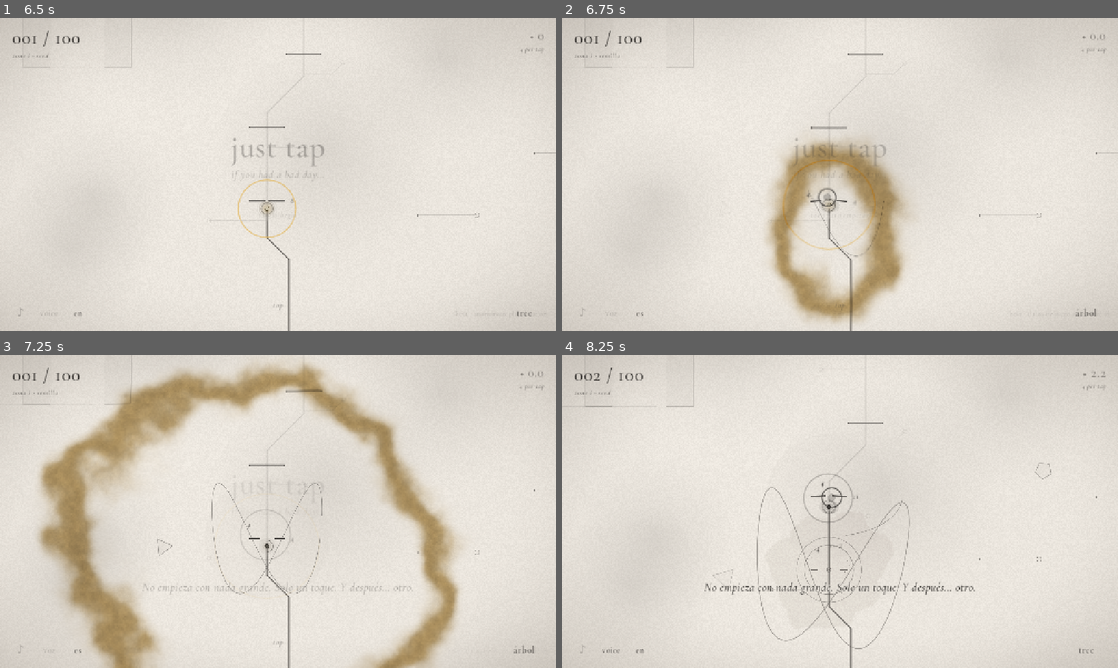
Above: before the commit, frames 1-4 (two rows, left to right).
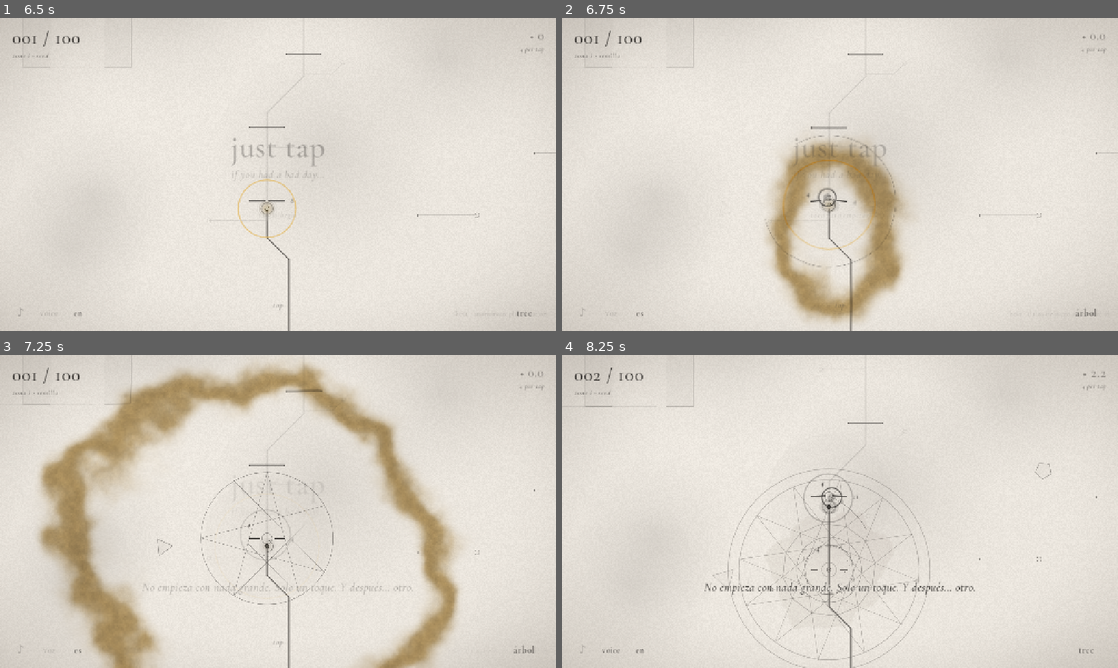
Above: after the commit, the same moments.

Repository: pablopalma/just-tap-repository
Game: Godot game, scene res://tools/trailer.tscn
The game is run twice, just before and just after one commit, with the same random seed, the same clock (stepped at 60 frames per second) and the same inputs. This scene is started directly instead of the project's main scene.
Inputs:
- Up to frame 1 (6.5 s): click "beta · anonymous play data: on" at 0.5 s; click "beta · anonymous play data: o…" at 1.25 s; click "beta · anonymous play data: on" at 2 s; click "beta · anonymous play data: o…" at 2.75 s; click "beta · anonymous play data: on" at 3.5 s; click "beta · anonymous play data: o…" at 4.25 s; click "voice" at 5 s; click "♪" at 5.75 s
- Up to frame 2 (6.75 s): click "en" at 6.5 s
- Up to frame 3 (7.25 s): no input
- Up to frame 4 (8.25 s): click "voz" at 7.25 s; click "es" at 8 s

Frame 1 is identical in both runs. In frame 2, 0.1% of the frame differs, in the area x 36-60%, y 37-80%; in frame 3, 0.6%; in frame 4, 1.6%, in the area x 29-67%, y 36-100%.

Commit message:
Figuras de geometría sagrada en las barreras; voces del tráiler separadas
Cada barrera dibuja una de 17 figuras de geometría sagrada (semilla, flor y fruto
de la vida, Metatrón, merkaba, Sri Yantra, árbol de la vida...) del centro hacia
afuera mientras se rompe. En el tráiler, tr_06 empieza antes y el resto se corre
0,6 compases para que no se pise con la voz de las bifurcaciones.

Co-Authored-By: Claude Opus 5.5 <noreply@anthropic.com>

Diff:
--- a/scripts/world/barrier_figure.gd
+++ b/scripts/world/barrier_figure.gd
@@ -1,19 +1,24 @@
 extends Node2D
-## The barrier's figure (§7.2). Every barrier has its own abstract figure (seeded by its number) from
-## five families — rose, Lissajous, hypotrochoid, damped harmonograph, petals — that draws itself
-## behind the barrier as you break it: as much of the curve as the barrier is broken. If the barrier
-## heals, the figure un-draws. It breathes on the beat, and blooms and fades when the barrier falls.
-
-const POINTS := 900
+## The barrier's figure (§7.2). Every barrier has its own figure of sacred geometry (seeded by its
+## number): seed and flower of life, Metatron's cube, vesica and triquetra, star polygons, the
+## merkaba, a Sri Yantra, the golden spiral, the torus, a lotus, nested squares and the tree of life.
+## It draws itself, stroke by stroke from the centre out, behind the barrier as you break it: as much
+## of the figure as the barrier is broken. If the barrier heals, the figure un-draws. It breathes on
+## the beat, and blooms and fades when the barrier falls.
+
 const RADIUS := 150.0
 const BLOOM_TIME := 1.6
+const FAMILIES := 17
+const PHI := 1.6180339887
 
 var path: PathData
 
 var _n := -1
-var _pts := PackedVector2Array()
+var _fig: Array[PackedVector2Array] = []
+var _lens := PackedFloat32Array()
+var _total := 0.0
 var _prog := 0.0
-var _leaving := {}   # {pts, pos, t} the figure of the barrier that just broke
+var _leaving := {}   # {fig, pos, t} the figure of the barrier that just broke
 
 
 func _ready() -> void:
@@ -28,15 +33,21 @@
 
 
 func _on_broken(n: int) -> void:
-	if n == _n and not _pts.is_empty():
-		_leaving = {"pts": _pts, "pos": path.gate_pos(n), "t": 0.0}
+	if n == _n and not _fig.is_empty():
+		_leaving = {"fig": _fig, "pos": path.gate_pos(n), "t": 0.0}
 
 
 func _process(delta: float) -> void:
 	var n := GameState.stage
 	if n != _n:
 		_n = n
-		_pts = figure(n)
+		_fig = figure(n)
+		_lens = PackedFloat32Array()
+		_total = 0.0
+		for s in _fig:
+			var l := _length(s)
+			_lens.append(l)
+			_total += l
 		_prog = 0.0
 	var target := 0.0
 	if GameState.star.is_empty() and GameState.branches.is_empty() and not GameState.finished:
@@ -56,11 +67,9 @@
 	var col := Palette.paint_col(Zones.of(GameState.stage), GameState.stage)
 	if _prog > 0.002:
 		var c := path.gate_pos(_n)
-		var count := int(_prog * POINTS)
 		draw_circle(c, RADIUS * 0.85, Color(col, 0.04 + 0.14 * _prog * _prog))
 		draw_set_transform(c, 0.0, Vector2.ONE * RADIUS * breath)
-		if count >= 2:
-			draw_polyline(_pts.slice(0, count), Color(Palette.INK, 0.42), 1.0 / RADIUS, true)
+		_draw_part(_prog * _total, Color(Palette.INK, 0.42), 1.0 / RADIUS)
 		draw_set_transform(Vector2.ZERO)
 	if not _leaving.is_empty():
 		# blooms ×1.4 in the first third, then fades
@@ -68,60 +77,400 @@
 		var s := lerpf(1.0, 1.4, minf(1.0, k / 0.3))
 		var a := 1.0 - k
 		draw_set_transform(_leaving.pos, k * 0.4, Vector2.ONE * RADIUS * s)
-		draw_polyline(_leaving.pts, Color(col.darkened(0.2), 0.6 * a), 1.4 / (RADIUS * s), true)
+		for stroke: PackedVector2Array in _leaving.fig:
+			draw_polyline(stroke, Color(col.darkened(0.2), 0.6 * a), 1.4 / (RADIUS * s), true)
 		draw_set_transform(Vector2.ZERO)
 
 
-## The figure of barrier n: POINTS points normalised to radius 1, always the same for the same n.
-static func figure(n: int) -> PackedVector2Array:
+## Draws the strokes of the current figure in order until `budget` (a length) runs out.
+func _draw_part(budget: float, col: Color, width: float) -> void:
+	for i in _fig.size():
+		if budget <= 0.0:
+			return
+		var s := _fig[i]
+		if budget >= _lens[i]:
+			draw_polyline(s, col, width, true)
+		else:
+			var part := PackedVector2Array([s[0]])
+			for j in range(1, s.size()):
+				var seg := s[j - 1].distance_to(s[j])
+				if budget < seg:
+					part.append(s[j - 1].lerp(s[j], budget / seg))
+					break
+				part.append(s[j])
+				budget -= seg
+			if part.size() >= 2:
+				draw_polyline(part, col, width, true)
+		budget -= _lens[i]
+
+
+static func _length(s: PackedVector2Array) -> float:
+	var l := 0.0
+	for j in range(1, s.size()):
+		l += s[j - 1].distance_to(s[j])
+	return l
+
+
+## The figure of barrier n: strokes normalised to radius 1, in drawing order, always the same for
+## the same n.
+static func figure(n: int) -> Array[PackedVector2Array]:
 	var rng := RandomNumberGenerator.new()
 	rng.seed = 7919 * n + 13
-	var family := n % 5
-	var pts := PackedVector2Array()
-	match family:
-		0:  # rose r = cos(k·θ)
-			var k := float(rng.randi_range(2, 7)) / float(rng.randi_range(1, 3))
-			var turns := 6.0
-			for i in POINTS:
-				var t := TAU * turns * i / POINTS
-				pts.append(Vector2.from_angle(t) * cos(k * t))
-		1:  # Lissajous
-			var a := rng.randi_range(1, 5)
-			var b := rng.randi_range(1, 5)
-			if a == b:
-				b += 1
-			var d := rng.randf() * PI
-			for i in POINTS:
-				var t := TAU * i / POINTS
-				pts.append(Vector2(sin(a * t + d), sin(b * t)))
-		2:  # hypotrochoid
-			var big := float(rng.randi_range(5, 9))
-			var small := float(rng.randi_range(2, 4))
-			var dd := rng.randf_range(1.0, 4.0)
-			var turns := small
-			for i in POINTS:
-				var t := TAU * turns * i / POINTS
-				pts.append(Vector2((big - small) * cos(t) + dd * cos((big - small) / small * t),
-					(big - small) * sin(t) - dd * sin((big - small) / small * t)))
-		3:  # damped harmonograph
-			var f1 := rng.randf_range(1.9, 3.1)
-			var f2 := rng.randf_range(1.9, 3.1)
-			var p1 := rng.randf() * TAU
-			var p2 := rng.randf() * TAU
-			for i in POINTS:
-				var t := 40.0 * i / POINTS
-				var damp := exp(-0.06 * t)
-				pts.append(Vector2(sin(f1 * t + p1), sin(f2 * t + p2)) * damp)
-		_:  # petals
-			var petals := rng.randi_range(5, 9)
-			for i in POINTS:
-				var t := TAU * 2.0 * i / POINTS
-				var r := 0.35 + 0.65 * absf(sin(petals * t * 0.5))
-				pts.append(Vector2.from_angle(t) * r * (0.75 + 0.25 * cos(t * 3.0)))
+	var f: Array[PackedVector2Array] = []
+	var upright := false
+	match n % FAMILIES:
+		0: _seed_of_life(f, rng)
+		1: _star(f, rng)
+		2: _germ_of_life(f, rng)
+		3: _flower_of_life(f, rng)
+		4: _golden(f, rng)
+		5: _merkaba(f, rng)
+		6: _egg_of_life(f, rng)
+		7: _torus(f, rng)
+		8: _metatron(f, rng)
+		9: _lotus(f, rng)
+		10: _vector_equilibrium(f, rng)
+		11: _vesica(f, rng)
+		12: _fruit_of_life(f, rng)
+		13: _nested(f, rng)
+		14: _star_tetrahedron(f, rng)
+		15:
+			_sri_yantra(f, rng)
+			upright = true
+		_:
+			_tree_of_life(f, rng)
+			upright = true
 	var m := 0.0
-	for p in pts:
-		m = maxf(m, p.length())
-	if m > 0.0:
+	for s in f:
+		for p in s:
+			m = maxf(m, p.length())
+	var turn := 0.0 if upright else rng.randf() * TAU
+	for s in f.size():
+		var pts := f[s]
 		for i in pts.size():
-			pts[i] /= m
+			pts[i] = (pts[i] / m).rotated(turn)
+		f[s] = pts
+	return f
+
+
+# --- the figures ----------------------------------------------------------------------------------
+
+## Seven circles: one in the centre, six around it, and the circle that holds them.
+static func _seed_of_life(f: Array[PackedVector2Array], rng: RandomNumberGenerator) -> void:
+	f.append(_circle(Vector2.ZERO, 1.0))
+	for k in 6:
+		f.append(_circle(Vector2.from_angle(k * TAU / 6.0), 1.0, k * TAU / 6.0 + PI))
+	f.append(_circle(Vector2.ZERO, 2.0))
+	if rng.randf() < 0.5:
+		f.append(_circle(Vector2.ZERO, 2.12))
+
+
+## Nineteen circles on a hexagonal grid, centre first.
+static func _flower_of_life(f: Array[PackedVector2Array], rng: RandomNumberGenerator) -> void:
+	for c in _hex_points(2):
+		f.append(_circle(c, 1.0, c.angle() + PI))
+	f.append(_circle(Vector2.ZERO, 3.0))
+	if rng.randf() < 0.6:
+		f.append(_circle(Vector2.ZERO, 3.15))
+
+
+## Thirteen circles of the fruit of life and every line joining their centres.
+static func _metatron(f: Array[PackedVector2Array], rng: RandomNumberGenerator) -> void:
+	var cs: Array[Vector2] = [Vector2.ZERO]
+	for ring in [1.0, 2.0]:
+		for k in 6:
+			cs.append(Vector2.from_angle(k * TAU / 6.0) * ring)
+	for c in cs:
+		f.append(_circle(c, 0.5, c.angle() + PI))
+	var only_cube := rng.randf() < 0.4  # sometimes just the cube's hexagons and star
+	for i in cs.size():
+		for j in range(i + 1, cs.size()):
+			if only_cube and (i == 0 or j == 0):
+				continue
+			f.append(PackedVector2Array([cs[i], cs[j]]))
+
+
+## Two, three or four circles crossing through each other's centres, and the circle around them.
+static func _vesica(f: Array[PackedVector2Array], rng: RandomNumberGenerator) -> void:
+	var k := rng.randi_range(2, 4)
+	var d := 0.5 if k == 2 else 0.58
+	for i in k:
+		var c := Vector2.from_angle(i * TAU / k - PI / 2.0) * d
+		f.append(_circle(c, 1.0 if k == 2 else d * 1.73))
+	if k == 2:
+		f.append(PackedVector2Array([Vector2(0, -0.87), Vector2(0, 0.87)]))
+		f.append(PackedVector2Array([Vector2(-1.5, 0), Vector2(1.5, 0)]))
+	f.append(_circle(Vector2.ZERO, 1.5 if k == 2 else d + d * 1.73))
+
+
+## A star polygon {p/q} in its circle, with the polygon its points close around.
+static func _star(f: Array[PackedVector2Array], rng: RandomNumberGenerator) -> void:
+	var stars := [[5, 2], [7, 2], [7, 3], [8, 3], [9, 2], [9, 4], [10, 3], [11, 4], [12, 5]]
+	var pick: Array = stars[rng.randi_range(0, stars.size() - 1)]
+	var p: int = pick[0]
+	var q: int = pick[1]
+	f.append(_circle(Vector2.ZERO, 0.08))
+	f.append(_circle(Vector2.ZERO, 1.0))
+	var s := PackedVector2Array()
+	for i in p + 1:
+		s.append(Vector2.from_angle(TAU * q * i / p - PI / 2.0))
+	f.append(s)
+	var inner := cos(PI * q / p) / cos(PI * (q - 1) / p)
+	f.append(_ngon(p, inner, PI / p - PI / 2.0))
+	f.append(_circle(Vector2.ZERO, 1.12))
+
+
+## Two triangles through each other (the merkaba seen from above), the hexagon inside, and again
+## smaller.
+static func _merkaba(f: Array[PackedVector2Array], rng: RandomNumberGenerator) -> void:
+	var levels := rng.randi_range(2, 3)
+	var r := 1.0
+	f.append(_circle(Vector2.ZERO, 1.0))
+	for l in levels:
+		f.append(_ngon(3, r, -PI / 2.0))
+		f.append(_ngon(3, r, PI / 2.0))
+		r /= sqrt(3.0)  # the inner hexagon's circumradius
+		f.append(_ngon(6, r, 0.0))
+		f.append(_circle(Vector2.ZERO, r * 0.866))
+		r *= 0.866
+
+
+## Six petals where the circles of the seed of life cross, in their circle.
+static func _germ_of_life(f: Array[PackedVector2Array], rng: RandomNumberGenerator) -> void:
+	var k := 6 if rng.randf() < 0.7 else 12
+	f.append(_circle(Vector2.ZERO, 0.06))
+	# each petal lies between two circles centred on the rim, 60° either side of it
+	var w := PI / 3.0
+	for i in k:
+		var a := i * TAU / k + PI / 6.0
+		var tip := Vector2.from_angle(a)
+		var c1 := Vector2.from_angle(a - w)
+		var c2 := Vector2.from_angle(a + w)
+		var s := PackedVector2Array()
+		# out along one circle to the tip, back along the other
+		_arc_into(s, c2, 1.0, a + w + PI, a + w + PI + (PI - 2.0 * w))
+		_arc_into(s, c1, 1.0, (tip - c1).angle(), (tip - c1).angle() + (PI - 2.0 * w))
+		f.append(s)
+	f.append(_circle(Vector2.ZERO, 1.0))
+
+
+## Seven circles touching: one in the middle and six around it.
+static func _egg_of_life(f: Array[PackedVector2Array], rng: RandomNumberGenerator) -> void:
+	f.append(_circle(Vector2.ZERO, 1.0))
+	for k in 6:
+		f.append(_circle(Vector2.from_angle(k * TAU / 6.0) * 2.0, 1.0, k * TAU / 6.0 + PI))
+	if rng.randf() < 0.5:
+		f.append(_circle(Vector2.ZERO, 3.0))
+
+
+## The thirteen circles of the fruit of life, on their own.
+static func _fruit_of_life(f: Array[PackedVector2Array], _rng: RandomNumberGenerator) -> void:
+	f.append(_circle(Vector2.ZERO, 0.5))
+	for ring in [1.0, 2.0]:
+		for k in 6:
+			var a := k * TAU / 6.0
+			f.append(_circle(Vector2.from_angle(a) * ring, 0.5, a + PI))
+
+
+## The cuboctahedron seen along an axis: a hexagon, its star, its spokes and the small hexagon.
+static func _vector_equilibrium(f: Array[PackedVector2Array], _rng: RandomNumberGenerator) -> void:
+	var v: Array[Vector2] = []
+	for k in 6:
+		v.append(Vector2.from_angle(k * TAU / 6.0))
+	for k in 3:
+		f.append(PackedVector2Array([v[k], v[k + 3]]))
+	f.append(_ngon(3, 1.0 / sqrt(3.0), PI / 6.0))
+	f.append(_ngon(3, 1.0 / sqrt(3.0), -PI / 6.0))
+	f.append(_ngon(6, 1.0 / sqrt(3.0), PI / 6.0))
+	f.append(_ngon(3, 1.0, 0.0))
+	f.append(_ngon(3, 1.0, PI / 3.0))
+	f.append(_ngon(6, 1.0, 0.0))
+
+
+## Two big triangles through each other, each cut into a grid of small ones (the 64-star
+## tetrahedron, flattened).
+static func _star_tetrahedron(f: Array[PackedVector2Array], rng: RandomNumberGenerator) -> void:
+	var n := rng.randi_range(3, 4)
+	for start in [-PI / 2.0, PI / 2.0]:
+		var t: Array[Vector2] = []
+		for k in 3:
+			t.append(Vector2.from_angle(start + k * TAU / 3.0))
+		f.append(PackedVector2Array([t[0], t[1], t[2], t[0]]))
+		for k in 3:
+			var a := t[k]
+			var b := t[(k + 1) % 3]
+			var c := t[(k + 2) % 3]
+			for i in range(1, n):
+				var u := float(i) / n
+				f.append(PackedVector2Array([a.lerp(b, u), a.lerp(c, u)]))
+	f.append(_ngon(6, 1.0 / sqrt(3.0), 0.0))
+
+
+## Circles of the same size turning around the centre: the torus seen from above.
+static func _torus(f: Array[PackedVector2Array], rng: RandomNumberGenerator) -> void:
+	var k := rng.randi_range(9, 18)
+	for i in k:
+		var a := i * TAU / k
+		f.append(_circle(Vector2.from_angle(a) * 0.5, 0.5, a + PI))
+	f.append(_circle(Vector2.ZERO, 1.0))
+
+
+## Two rings of petals around a centre, held in circles.
+static func _lotus(f: Array[PackedVector2Array], rng: RandomNumberGenerator) -> void:
+	var k: int = [6, 8, 12][rng.randi_range(0, 2)]
+	f.append(_circle(Vector2.ZERO, 0.08))
+	f.append(_circle(Vector2.ZERO, 0.3))
+	for i in k:
+		f.append(_petal(i * TAU / k, 0.3, 0.62, PI / k))
+	f.append(_circle(Vector2.ZERO, 0.62))
+	for i in k * 2:
+		f.append(_petal((i + 0.5) * TAU / (k * 2), 0.62, 0.92, PI / (k * 2)))
+	f.append(_circle(Vector2.ZERO, 0.92))
+	f.append(_circle(Vector2.ZERO, 1.0))
+
+
+## Squares (or other polygons) each turned to rest its corners on the sides of the last.
+static func _nested(f: Array[PackedVector2Array], rng: RandomNumberGenerator) -> void:
+	var m: int = [4, 5, 6, 8][rng.randi_range(0, 3)]
+	var count := rng.randi_range(6, 9)
+	var r := 1.0
+	var a := 0.0
+	f.append(_circle(Vector2.ZERO, 1.0))
+	for i in count:
+		f.append(_ngon(m, r, a))
+		r *= cos(PI / m)
+		a += PI / m
+	f.append(_circle(Vector2.ZERO, r))
+
+
+## The golden rectangle cut into squares, and the spiral that runs through them.
+static func _golden(f: Array[PackedVector2Array], rng: RandomNumberGenerator) -> void:
+	var x := -PHI / 2.0
+	var y := -0.5
+	var w := PHI
+	var h := 1.0
+	f.append(_rect(x, y, w, h))
+	var spiral := PackedVector2Array()
+	var steps := rng.randi_range(7, 9)
+	for i in steps:
+		match i % 4:
+			0:
+				f.append(_rect(x, y, h, h))
+				_arc_into(spiral, Vector2(x + h, y + h), h, PI, 1.5 * PI)
+				x += h
+				w -= h
+			1:
+				f.append(_rect(x, y, w, w))
+				_arc_into(spiral, Vector2(x, y + w), w, -0.5 * PI, 0.0)
+				y += w
+				h -= w
+			2:
+				f.append(_rect(x + w - h, y, h, h))
+				_arc_into(spiral, Vector2(x + w - h, y), h, 0.0, 0.5 * PI)
+				w -= h
+			_:
+				f.append(_rect(x, y + h - w, w, w))
+				_arc_into(spiral, Vector2(x + w, y + h - w), w, 0.5 * PI, PI)
+				h -= w
+	f.append(spiral)
+	f.append(_circle(Vector2.ZERO, PHI * 0.62))
+
+
+## Nine triangles crossing in a circle, four pointing up and five down, a point in the middle,
+## petals and the square with its gates.
+static func _sri_yantra(f: Array[PackedVector2Array], rng: RandomNumberGenerator) -> void:
+	f.append(_circle(Vector2(0, 0.06), 0.03))
+	var ups := [[-0.82, 0.48], [-0.6, 0.3], [-0.36, 0.14], [-0.14, 0.22]]
+	var downs := [[0.86, -0.56], [0.66, -0.4], [0.48, -0.2], [0.3, -0.06], [0.18, -0.3]]
+	for t in downs + ups:
+		var apex: float = t[0]
+		var base: float = t[1]
+		var hw := sqrt(maxf(0.0, 1.0 - base * base)) * (0.92 - absf(apex - base) * 0.12)
+		f.append(PackedVector2Array([Vector2(0, apex), Vector2(hw, base), Vector2(-hw, base), Vector2(0, apex)]))
+	f.append(_circle(Vector2.ZERO, 1.0))
+	var k := 8 if rng.randf() < 0.5 else 16
+	for i in k:
+		f.append(_petal(i * TAU / k, 1.0, 1.25, PI / k))
+	f.append(_circle(Vector2.ZERO, 1.25))
+	f.append(_circle(Vector2.ZERO, 1.32))
+	# the square with a gate in the middle of each side
+	var s := 1.5
+	var g := 0.28
+	for side in 4:
+		var rot := side * PI / 2.0
+		var gate := PackedVector2Array([Vector2(-s, -s), Vector2(-g, -s), Vector2(-g, -s - 0.18),
+			Vector2(g, -s - 0.18), Vector2(g, -s), Vector2(s, -s)])
+		for i in gate.size():
+			gate[i] = gate[i].rotated(rot)
+		f.append(gate)
+
+
+## The ten spheres of the tree of life and its twenty-two paths.
+static func _tree_of_life(f: Array[PackedVector2Array], _rng: RandomNumberGenerator) -> void:
+	var cs: Array[Vector2] = [Vector2(0, 0), Vector2(1, 0.58), Vector2(-1, 0.58), Vector2(1, 1.73),
+		Vector2(-1, 1.73), Vector2(0, 2.31), Vector2(1, 2.89), Vector2(-1, 2.89), Vector2(0, 3.46),
+		Vector2(0, 4.62)]
+	var paths := [[0, 1], [0, 2], [0, 5], [1, 2], [1, 3], [1, 5], [2, 4], [2, 5], [3, 4], [3, 5],
+		[3, 6], [4, 5], [4, 7], [5, 6], [5, 7], [5, 8], [6, 7], [6, 8], [6, 9], [7, 8], [7, 9], [8, 9]]
+	var r := 0.26
+	for i in cs.size():
+		cs[i] -= Vector2(0, 2.31)
+	for c in cs:
+		f.append(_circle(c, r))
+	for p in paths:
+		var a: Vector2 = cs[p[0]]
+		var b: Vector2 = cs[p[1]]
+		var d := (b - a).normalized() * r
+		f.append(PackedVector2Array([a + d, b - d]))
+
+
+# --- strokes --------------------------------------------------------------------------------------
+
+## A circle drawn from angle `start`, so neighbours can begin where they touch the centre.
+static func _circle(c: Vector2, r: float, start := -PI / 2.0) -> PackedVector2Array:
+	var segs := clampi(int(r * 90.0), 24, 96)
+	var s := PackedVector2Array()
+	for i in segs + 1:
+		s.append(c + Vector2.from_angle(start + TAU * i / segs) * r)
+	return s
+
+
+## The centres of a hexagonal grid of unit spacing, `rings` rings out, nearest first.
+static func _hex_points(rings: int) -> Array[Vector2]:
+	var pts: Array[Vector2] = []
+	for q in range(-rings, rings + 1):
+		for r in range(-rings, rings + 1):
+			if absi(q + r) <= rings:
+				pts.append(Vector2.from_angle(0.0) * q + Vector2.from_angle(PI / 3.0) * r)
+	pts.sort_custom(func(a: Vector2, b: Vector2) -> bool: return a.length() < b.length() - 0.001 or (absf(a.length() - b.length()) <= 0.001 and a.angle() < b.angle()))
 	return pts
+
+
+static func _ngon(m: int, r: float, start: float) -> PackedVector2Array:
+	var s := PackedVector2Array()
+	for i in m + 1:
+		s.append(Vector2.from_angle(start + TAU * i / m) * r)
+	return s
+
+
+static func _rect(x: float, y: float, w: float, h: float) -> PackedVector2Array:
+	return PackedVector2Array([Vector2(x, y), Vector2(x + w, y), Vector2(x + w, y + h), Vector2(x, y + h), Vector2(x, y)])
+
+
+static func _arc_into(s: PackedVector2Array, c: Vector2, r: float, from: float, to: float) -> void:
+	var segs := 24
+	for i in segs + 1:
+		s.append(c + Vector2.from_angle(lerpf(from, to, float(i) / segs)) * r)
+
+
+## A petal pointing at angle `a`, from radius r1 to r2, `half` radians wide at its widest.
+static func _petal(a: float, r1: float, r2: float, half: float) -> PackedVector2Array:
+	var s := PackedVector2Array()
+	var segs := 16
+	for i in segs + 1:
+		var t := float(i) / segs
+		s.append(Vector2.from_angle(a + half * sin(PI * t)) * lerpf(r1, r2, t))
+	for i in range(segs - 1, -1, -1):
+		var t := float(i) / segs
+		s.append(Vector2.from_angle(a - half * sin(PI * t)) * lerpf(r1, r2, t))
+	return s
--- a/tools/trailer.gd
+++ b/tools/trailer.gd
@@ -25,7 +25,7 @@
 ## The whale starts this far into its crossing (0..1) as soon as it appears; -1: leave it alone.
 var _whale_from := -1.0
 ## How long it runs, in bars.
-var length_bars := 24.3
+var length_bars := 24.9
 ## Damage numbers over the barriers (the teaser keeps them: they say "incremental").
 var show_numbers := false
 var _hud_on := false
@@ -92,54 +92,54 @@
 	_at(8.4, 0.0, "damage", 1.0)
 	_at(8.4, 0.0, "taps", 3.0)
 	_at(8.4, 0.0, "layers", 3)
-	_at(8.45, 0.0, "voice", "tr_06")
+	_at(8.2, 0.0, "voice", "tr_06")  # 2.4 bars long: it has to end before the forks
 	# the line forks into three, braided, each branch with its own barrier (full game, after the demo)
-	_cut(10.5)
-	_at(10.5, 0.0, "hud", false)
-	_at(10.5, 0.0, "numbers", false)
-	_at(10.5, 0.0, "jump", 51)
-	_at(10.5, 0.0, "damage", FORK_DAMAGE)
-	_at(10.5, 0.0, "layers", 4)
-	_at(10.5, 0.1, "taps", 3.0)
-	_at(10.6, 0.0, "voice", "13")  # "You can be more than one thing at once."
+	_cut(11.1)
+	_at(11.1, 0.0, "hud", false)
+	_at(11.1, 0.0, "numbers", false)
+	_at(11.1, 0.0, "jump", 51)
+	_at(11.1, 0.0, "damage", FORK_DAMAGE)
+	_at(11.1, 0.0, "layers", 4)
+	_at(11.1, 0.1, "taps", 3.0)
+	_at(11.2, 0.0, "voice", "13")  # "You can be more than one thing at once."
 	# far back: every barrier broken draws a piece of the city, in colour again; the bird passes
-	_cut(12.25)
-	_at(12.25, 0.0, "jump", 21)
-	_at(12.25, 0.0, "damage", 100000.0)
-	_at(12.25, 0.05, "pano", 0)
-	_at(12.25, 0.1, "taps", 1.4)
-	_at(12.35, 0.0, "voice", "14")
-	_at(12.75, 0.0, "bird", 1.8)
+	_cut(12.85)
+	_at(12.85, 0.0, "jump", 21)
+	_at(12.85, 0.0, "damage", 100000.0)
+	_at(12.85, 0.05, "pano", 0)
+	_at(12.85, 0.1, "taps", 1.4)
+	_at(12.95, 0.0, "voice", "14")
+	_at(13.35, 0.0, "bird", 1.8)
 	# Act 3 · the dark. Barrier 40 breaks: green for a moment, then white on black.
-	_cut(14.25)
-	_at(14.25, 0.0, "jump", 40)
-	_at(14.25, 0.0, "layers", 2)
-	_at(14.25, 0.0, "damage", 1000000.0)
-	_at(14.25, 0.0, "taps", 0.0)
-	_at(14.25, 0.4, "tap", 0)
-	_at(14.25, 0.5, "damage", 1.0)
-	_at(14.85, 0.0, "voice", "demo_1")
-	_at(15.55, 0.0, "veil_ink", 0)
-	_at(15.75, 0.0, "taps", 3.0)
-	_at(16.25, 0.0, "layers", 1)
-	_at(16.45, 0.0, "voice", "tr_04")
+	_cut(14.85)
+	_at(14.85, 0.0, "jump", 40)
+	_at(14.85, 0.0, "layers", 2)
+	_at(14.85, 0.0, "damage", 1000000.0)
+	_at(14.85, 0.0, "taps", 0.0)
+	_at(14.85, 0.4, "tap", 0)
+	_at(14.85, 0.5, "damage", 1.0)
+	_at(15.45, 0.0, "voice", "demo_1")
+	_at(16.15, 0.0, "veil_ink", 0)
+	_at(16.35, 0.0, "taps", 3.0)
+	_at(16.85, 0.0, "layers", 1)
+	_at(17.05, 0.0, "voice", "tr_04")
 	# you keep tapping: 41–44 give way one by one
-	_at(16.85, 0.0, "brk", 0)
-	_at(17.15, 0.0, "brk", 0)
 	_at(17.45, 0.0, "brk", 0)
 	_at(17.75, 0.0, "brk", 0)
+	_at(18.05, 0.0, "brk", 0)
+	_at(18.35, 0.0, "brk", 0)
 	# Act 4 · the last one: the chaos finds its order, the cracks fill with gold
-	_at(18.05, 0.0, "taps", 0.0)
-	_at(18.05, 0.0, "brk", 0)
-	_at(18.05, 0.0, "layers", 3)
-	_at(18.05, 0.0, "whale_at", 0.16)
-	_at(18.8, 0.0, "voice", "tr_05")
+	_at(18.65, 0.0, "taps", 0.0)
+	_at(18.65, 0.0, "brk", 0)
+	_at(18.65, 0.0, "layers", 3)
+	_at(18.65, 0.0, "whale_at", 0.16)
+	_at(19.4, 0.0, "voice", "tr_05")
 	# something awakens
-	_at(19.8, 0.0, "layers", 5)
-	_at(21.3, 0.0, "voice", "demo_2")
+	_at(20.4, 0.0, "layers", 5)
+	_at(21.9, 0.0, "voice", "demo_2")
 	# the card
-	_at(22.3, 0.0, "card", 0)
-	_at(22.7, 0.0, "voice", "00")
+	_at(22.9, 0.0, "card", 0)
+	_at(23.3, 0.0, "voice", "00")
 	_shots.sort_custom(func(a: Array, b: Array) -> bool: return a[0] < b[0])
 
 func _at(bar: float, offset: float, method: String, arg) -> void:
Not shown, changed: JUST_TAP_GODOT.md
